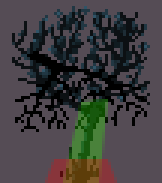
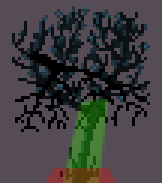
The second 162 × 183 image is a revision of the first. Changes to its layers:
painted on "Collider" over [45, 159, 117, 183]
added layer "FigTree06.png" above "FigTree07.png" over [45, 159, 117, 183]
added layer "FigTree07.png" above "FigTree08.png" over [45, 159, 117, 183]
added layer "FigTree08.png" above "FigTree09.png" over [45, 159, 117, 183]
